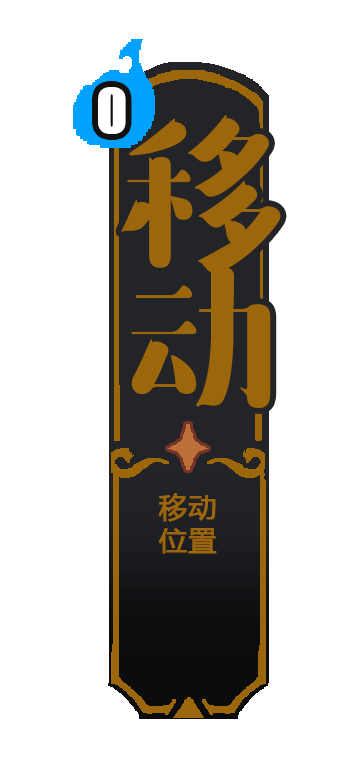
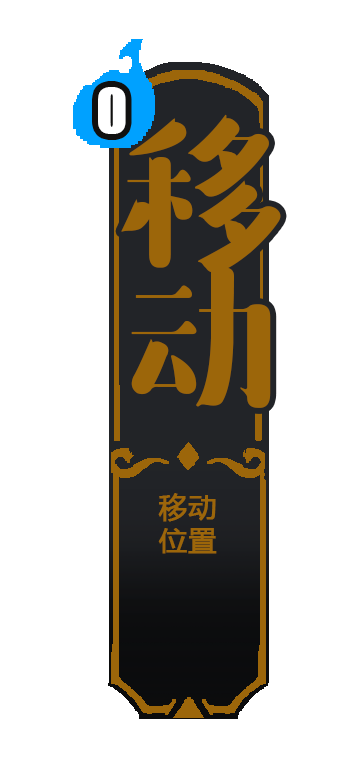
Two versions of the same layered image (352x777). Layer-by-layer changes:
removed group "移动" (1st of 2) (7 layers) over left=165, top=421, right=211, bottom=473
removed layer "图层 233" from group "移动" over left=165, top=421, right=211, bottom=473
removed layer "图层 215 拷贝 2" from group "移动" over left=165, top=421, right=211, bottom=473
renamed "图层 201 拷贝 3" to "图层 234", moved it out of group "移动", painted on it over left=165, top=421, right=211, bottom=473
removed layer "一星 拷贝" from group "移动" over left=165, top=421, right=211, bottom=473
